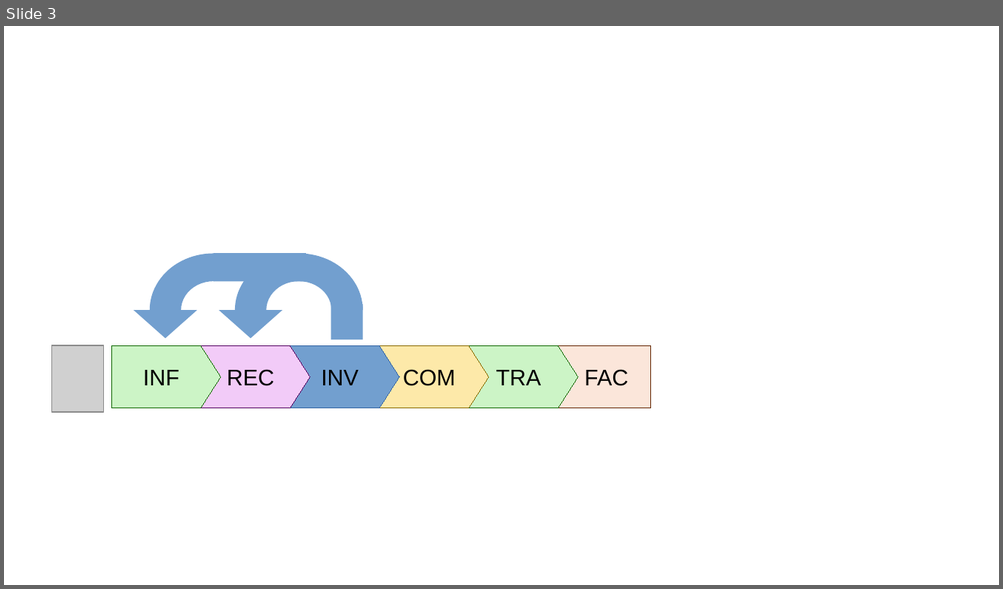
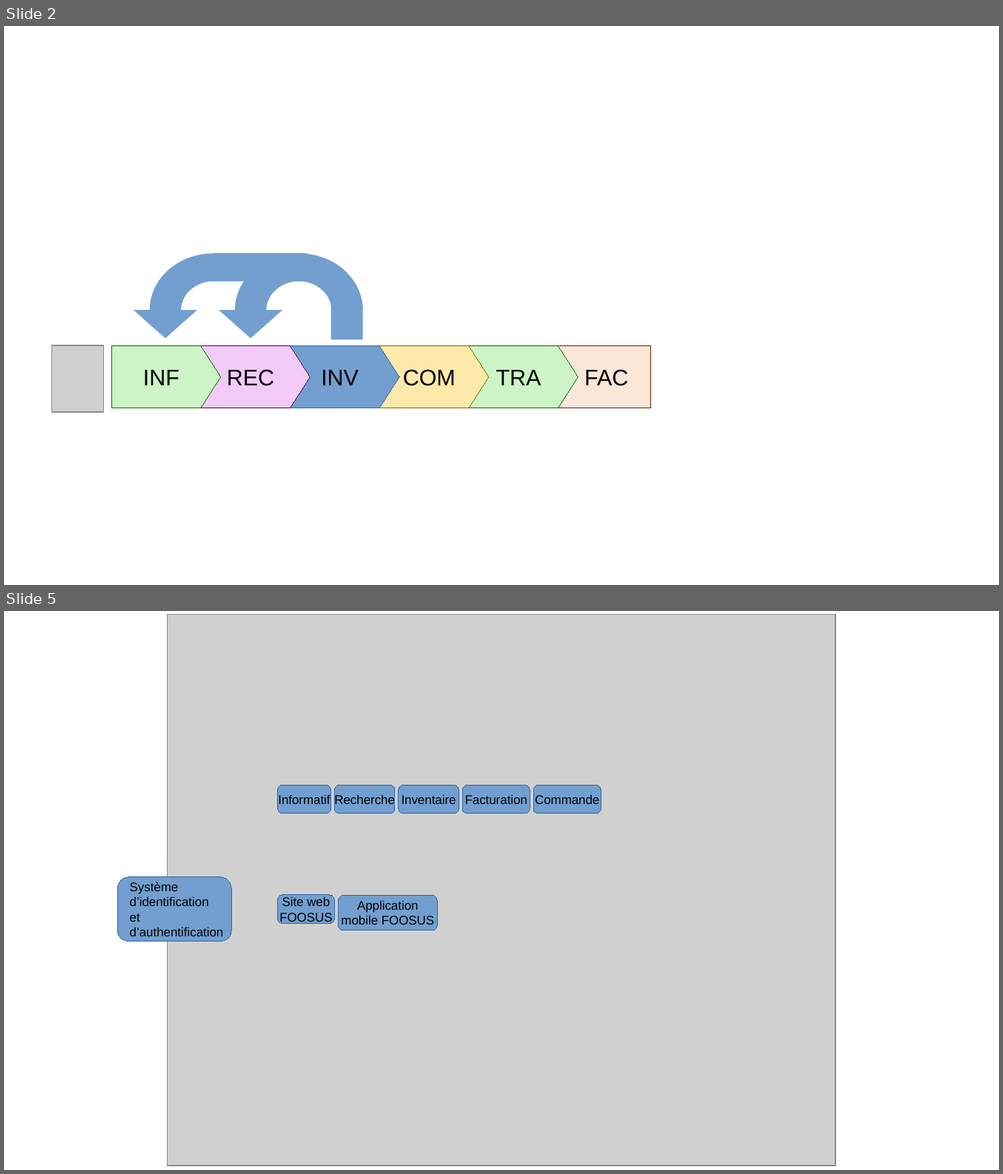
Before and after one commit to gattardm/P5, a slide deck: resources/fonctionnel.odp. Shown one above the other, each under a label of ours: slide 3 before the commit, slides 2 and 5 after it; the slides between them are not shown. The pictures are 1003x589 and 1003x1174 pixels, drawn with LibreOffice and Linux fonts; fonts in the diff are those of the drawing; grey boxes stand for pictures. Boxes give left, top, right and bottom in pixels: in the first picture for what was removed or moved away, otherwise in the second. Text is boxed around its words. In the diff, an @@ line names an element or a change of style, - is before the commit and + after.

```diff
--- a/resources/fonctionnel.odp
+++ b/resources/fonctionnel.odp
@@ slide 5 added at (4, 611, 999, 1170), background #FFFFFF @@
@@ picture added at (168, 615, 835, 1166) @@
@@ rounded rectangle added at (278, 785, 330, 813), fill #729FCF, outline #3465A4 0 pt, 10 pt, text #000000 @@
+Informatif
@@ rounded rectangle added at (334, 785, 395, 813), fill #729FCF, outline #3465A4 0 pt, 10 pt, text #000000 @@
+Recherche
@@ rounded rectangle added at (398, 785, 459, 813), fill #729FCF, outline #3465A4 0 pt, 10 pt, text #000000 @@
+Inventaire
@@ rounded rectangle added at (463, 785, 530, 813), fill #729FCF, outline #3465A4 0 pt, 10 pt, text #000000 @@
+Facturation
@@ rounded rectangle added at (534, 785, 601, 813), fill #729FCF, outline #3465A4 0 pt, 10 pt, text #000000 @@
+Commande
@@ rounded rectangle added at (118, 877, 231, 941), fill #729FCF, outline #3465A4 0 pt, 10 pt, text #000000 @@
+Système
+d’identification
+et
+d’authentification
@@ rounded rectangle added at (278, 895, 334, 923), fill #729FCF, outline #3465A4 0 pt, 10 pt, text #000000 @@
+Site web
+FOOSUS
@@ rounded rectangle added at (338, 895, 437, 931), fill #729FCF, outline #3465A4 0 pt, 10 pt, text #000000 @@
+Application
+mobile FOOSUS
@@ what was slide 3 is now slide 2 @@
```
Also in this commit, not shown: 1 slide changed, 6 other slides added, 5 other files.
